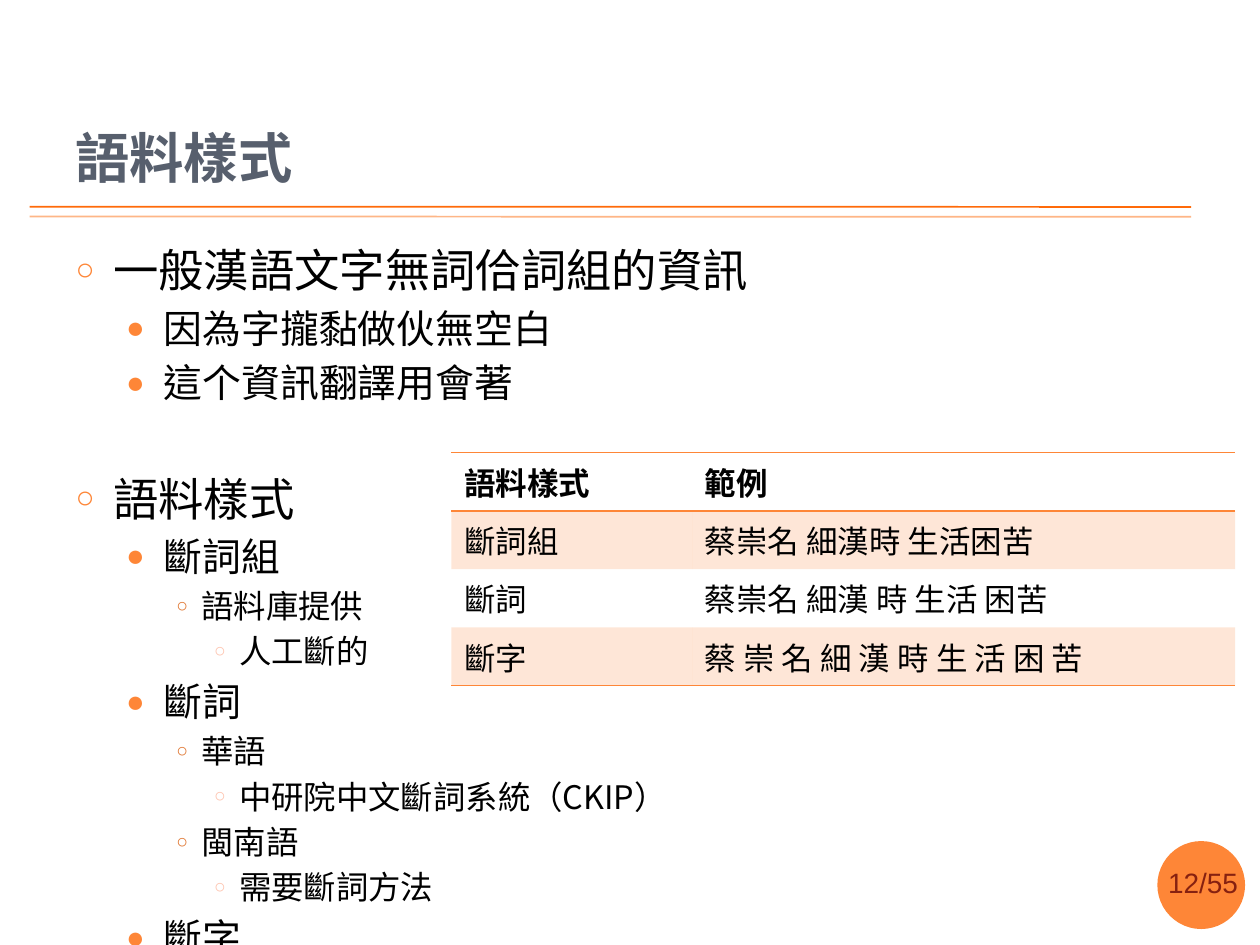
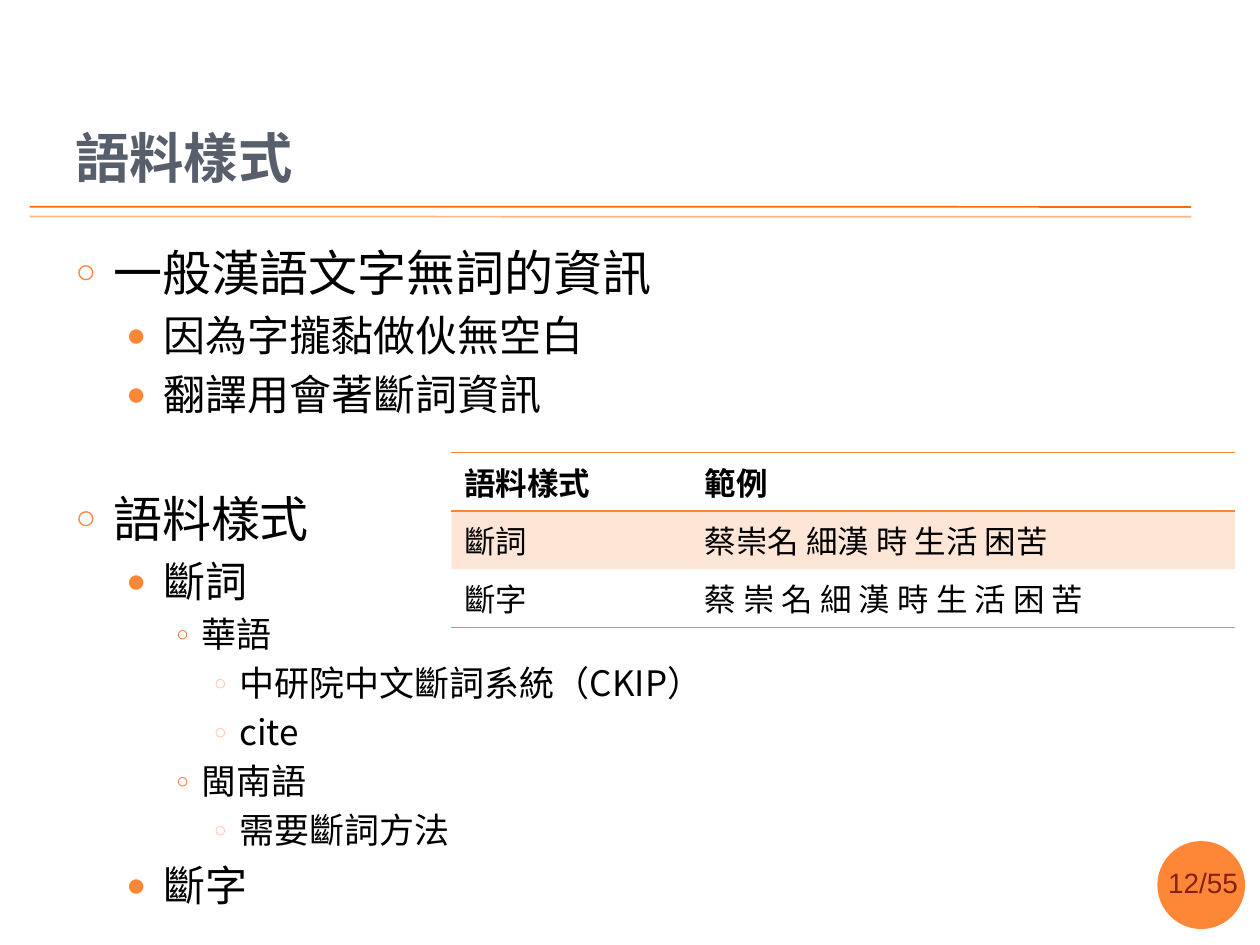
Before and after one commit to sih4sing5hong5/po3-ko3_tau5-iann2-phinn3, a slide deck: slide 12 of 翻譯報告.pptx. Drawn at 1260x945 pixels with LibreOffice and Linux fonts; fonts in the diff are those of the drawing; background and template pictures are left out. Boxes give left, top, right and bottom in pixels: in the first picture for what was removed or moved away, otherwise in the second. Text is boxed around its words. In the diff, an @@ line names an element or a change of style, - is before the commit and + after.

Commit message:
重巡一擺，改整理流程圖 實驗、方法、問題應該就差不多按呢下 fix #10 fix #11 丞宏

```diff
--- a/翻譯報告.pptx
+++ b/翻譯報告.pptx
@@ text at (113,249,651,295): text changed; size 25.9 to 28 pt @@
-○ 一般漢語文字無詞佮詞組的資訊
+○ 一般漢語文字無詞的資訊
@@ text at (113,315,702,905): size 22.2 to 24 pt in "因為字攏黏做伙無空白", "斷詞", "斷字"; size 25.9 to 28 pt in "語料樣式"; size 18.5 to 20 pt in "華語", "中研院中文斷詞系統（CKIP）", "閩南語", "需要斷詞方法" @@
@@ text at (164,374,542,414): text changed; size 22.2 to 24 pt @@
-  ● 這个資訊翻譯用會著
+  ● 翻譯用會著斷詞資訊
@@ table at (451,452,1235,618) @@
-row 2: 斷詞組 | 蔡崇名 細漢時 生活困苦
@@ text at (164,538,368,666): paragraphs removed @@
-  ● 斷詞組
-    ○ 語料庫提供
-      ○ 人工斷的
@@ text at (239,718,299,746): paragraph added @@
+      ○ cite
```
Also in this commit, not shown: 9 other slides changed.
